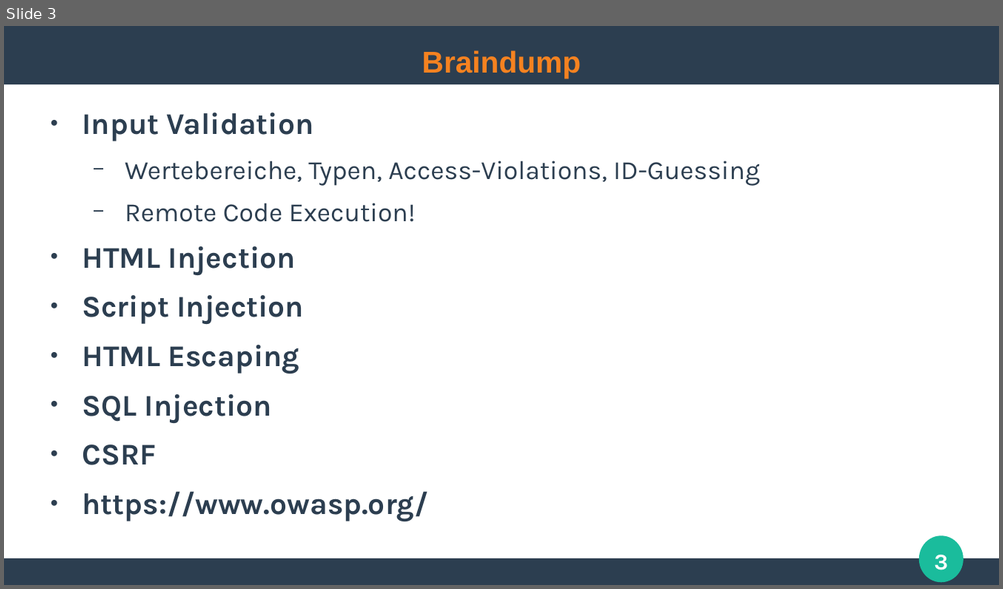
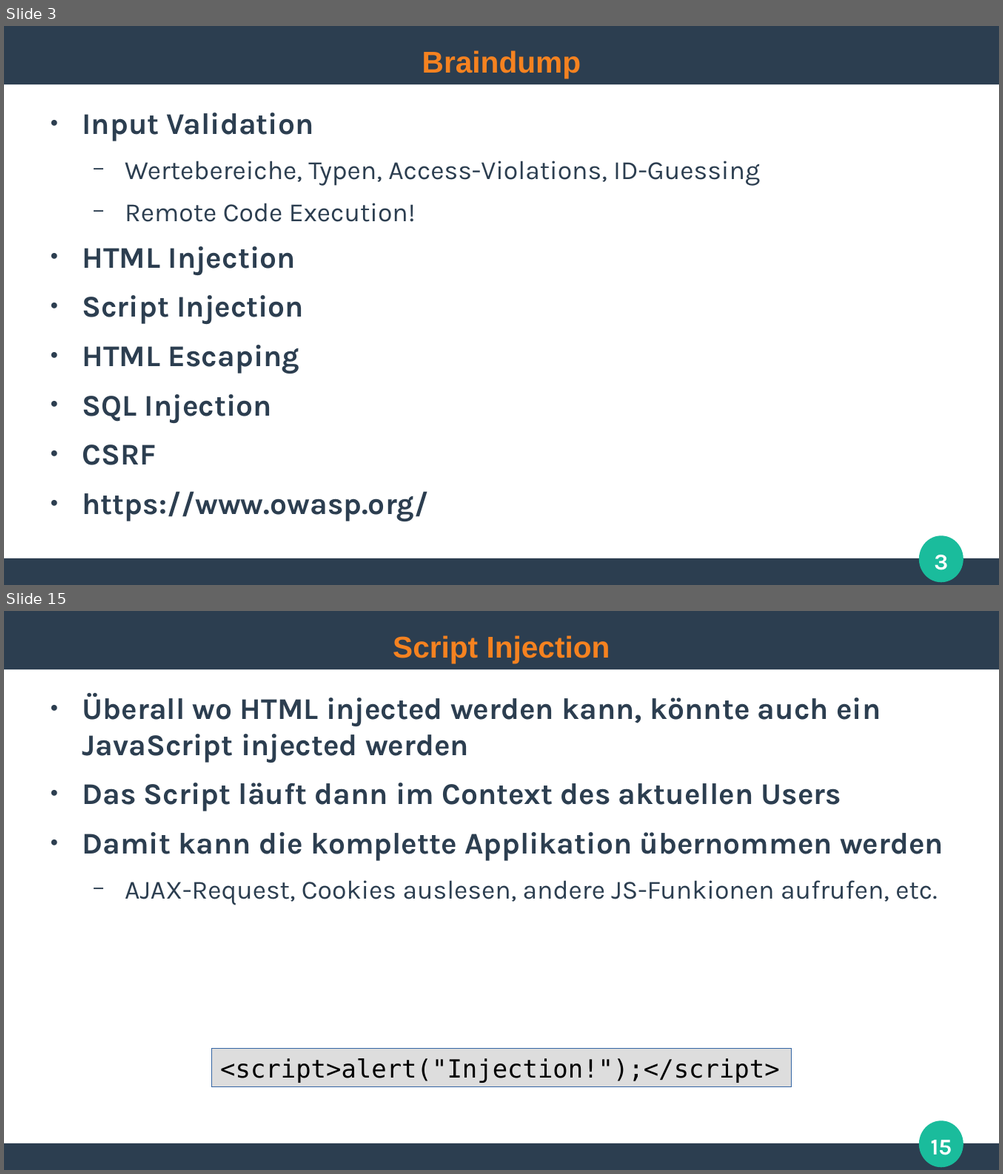
Before and after one commit to ghandmann/HS-AlbSig-WebAnwendungen2, a slide deck: Kapitel/06_WebSecurity.odp. Shown one above the other, each under a label of ours: slide 3 before the commit, slides 3 and 15 after it; the slides between them are not shown. The pictures are 1003x589 and 1003x1174 pixels, drawn with LibreOffice and Linux fonts; fonts in the diff are those of the drawing. Boxes give left, top, right and bottom in pixels: in the first picture for what was removed or moved away, otherwise in the second. Text is boxed around its words. In the diff, an @@ line names an element or a change of style, - is before the commit and + after.

```diff
--- a/Kapitel/06_WebSecurity.odp
+++ b/Kapitel/06_WebSecurity.odp
@@ slide 15 added at [4, 611, 999, 1170], background #FFFFFF; not listed: 3 template elements that a slide beside it also shows @@
@@ title added at [392, 635, 610, 664], 24 pt, text #F58220, bold @@
+Script Injection
@@ text added at [82, 693, 943, 906], 24 pt, text #2C3E50, bold @@
+● Überall wo HTML injected werden kann, könnte auch ein JavaScript injected werden
+● Das Script läuft dann im Context des aktuellen Users
+● Damit kann die komplette Applikation übernommen werden
+  − AJAX-Request, Cookies auslesen, andere JS-Funkionen aufrufen, etc.
@@ rectangle added at [212, 1049, 792, 1087], fill #DDDDDD, outline #3465A4 0 pt, 20 pt, text #000000 @@
+<script>alert("Injection!");</script>
@@ page number added at [930, 1140, 952, 1156], 18 pt, text #FFFFFF, bold @@
+15
```
Also in this commit, not shown: 17 other slides added.
